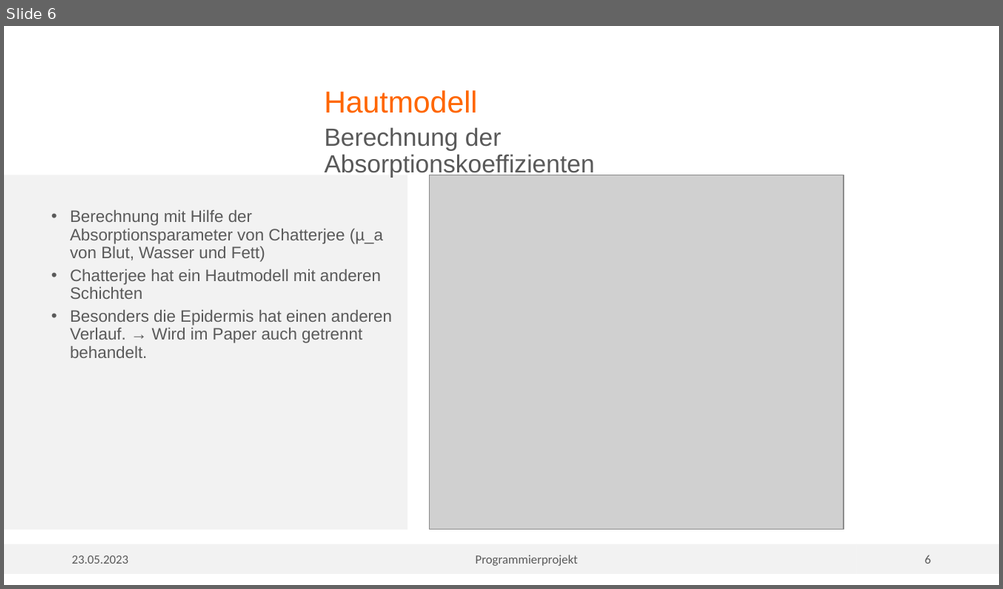
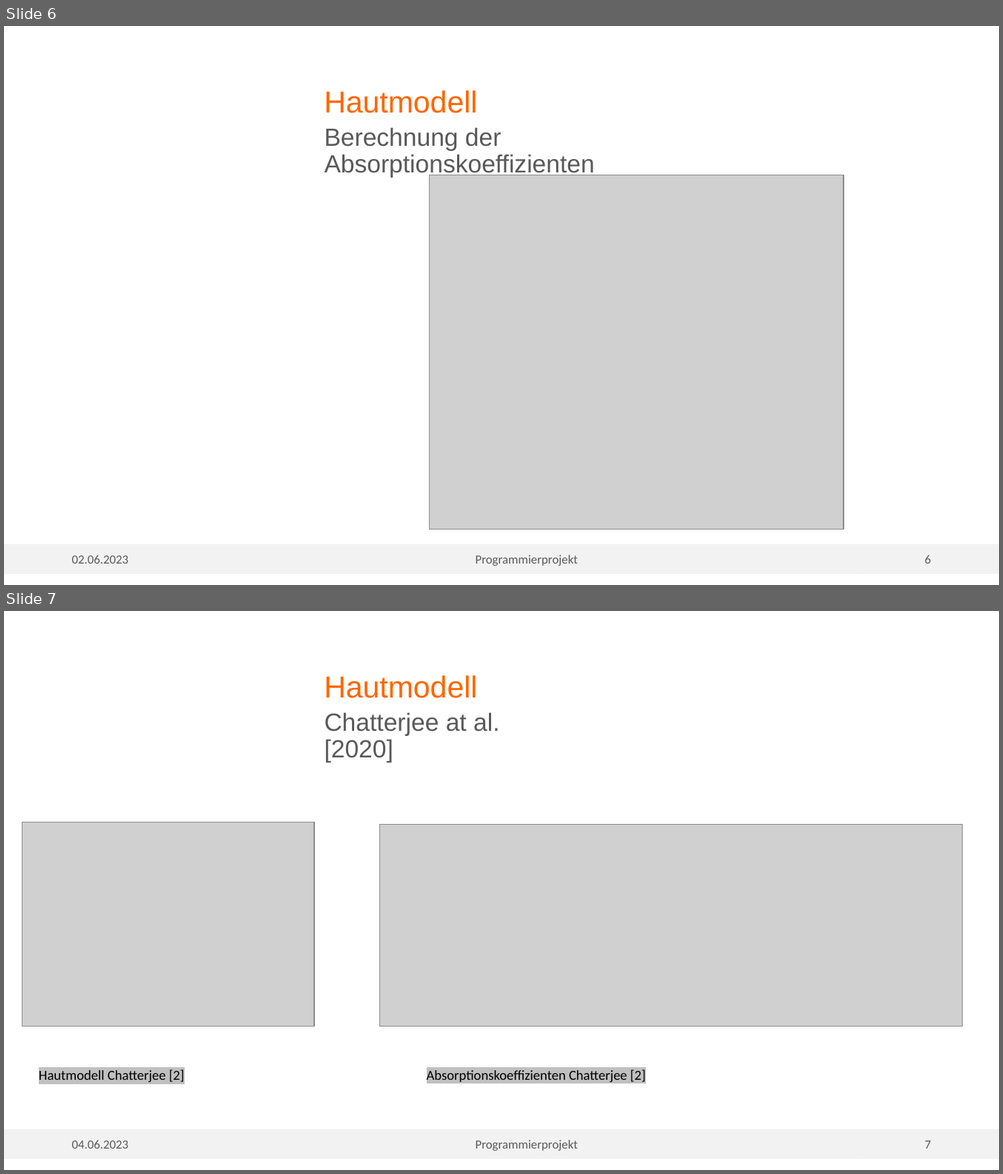
Before and after one commit to vmuelle/mcsim_for_tissue, a slide deck: MC_Tissue.pptx. Shown one above the other, each under a label of ours: slide 6 before the commit, slides 6 and 7 after it. The pictures are 1003x589 and 1003x1174 pixels, drawn with LibreOffice and Linux fonts; fonts in the diff are those of the drawing; grey boxes stand for pictures; background and template pictures are left out. Boxes give left, top, right and bottom in pixels: in the first picture for what was removed or moved away, otherwise in the second. Text is boxed around its words. In the diff, an @@ line names an element or a change of style, - is before the commit and + after.

```diff
--- a/MC_Tissue.pptx
+++ b/MC_Tissue.pptx
@@ slide 7 added at (4,611,999,1170), background #FFFFFF @@
@@ title added at (324,675,477,698), 22 pt, text #FF6600 @@
+Hautmodell
@@ text added at (324,712,499,762), 18 pt, text #595959 @@
+Chatterjee at al. [2020]
@@ picture added at (22,822,314,1025) @@
@@ picture added at (379,825,962,1027) @@
@@ text added at (39,1070,185,1082), 10 pt, text #000000 @@
+Hautmodell Chatterjee [2]
@@ text added at (427,1070,646,1085), 10 pt, text #000000 @@
+Absorptionskoeffizienten Chatterjee [2]
@@ rectangle added at (4,1129,196,1159), fill #F2F2F2, 9 pt, text #595959 @@
+04.06.2023
@@ rectangle added at (196,1129,856,1159), fill #F2F2F2, 9 pt, text #595959 @@
+Programmierprojekt
@@ page number added at (856,1129,999,1159), fill #F2F2F2, 9 pt, text #595959 @@
+7
@@ slide 6 changed as well @@
@@ text removed at (4,175,408,530) @@
-  • Berechnung mit Hilfe der Absorptionsparameter von Chatterjee (µ_a von Blut, Wasser und Fett)
-  • Chatterjee hat ein Hautmodell mit anderen Schichten
-  • Besonders die Epidermis hat einen anderen Verlauf. → Wird im Paper auch getrennt behandelt.
@@ text in rectangle at (72,555,129,564): text changed @@
-23.05.2023
+02.06.2023
```
Also in this commit, not shown: 14 other slides changed, 2 other slides added, 41 other files.
